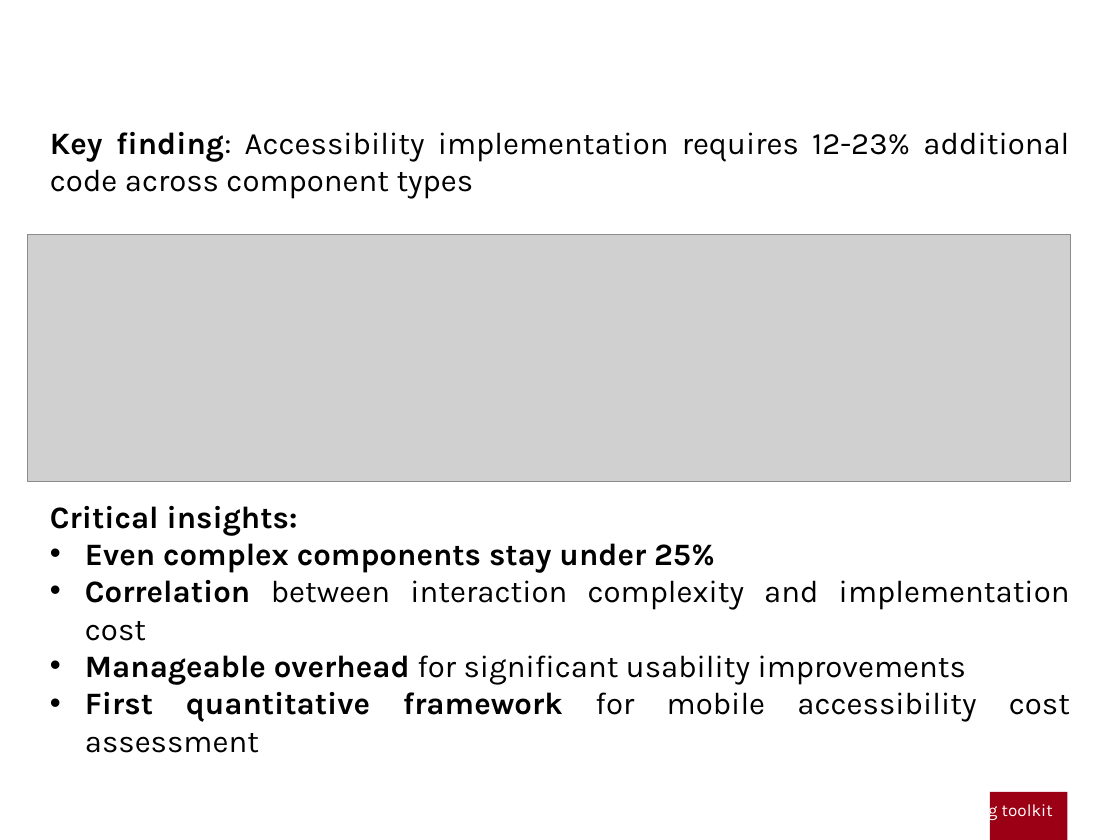
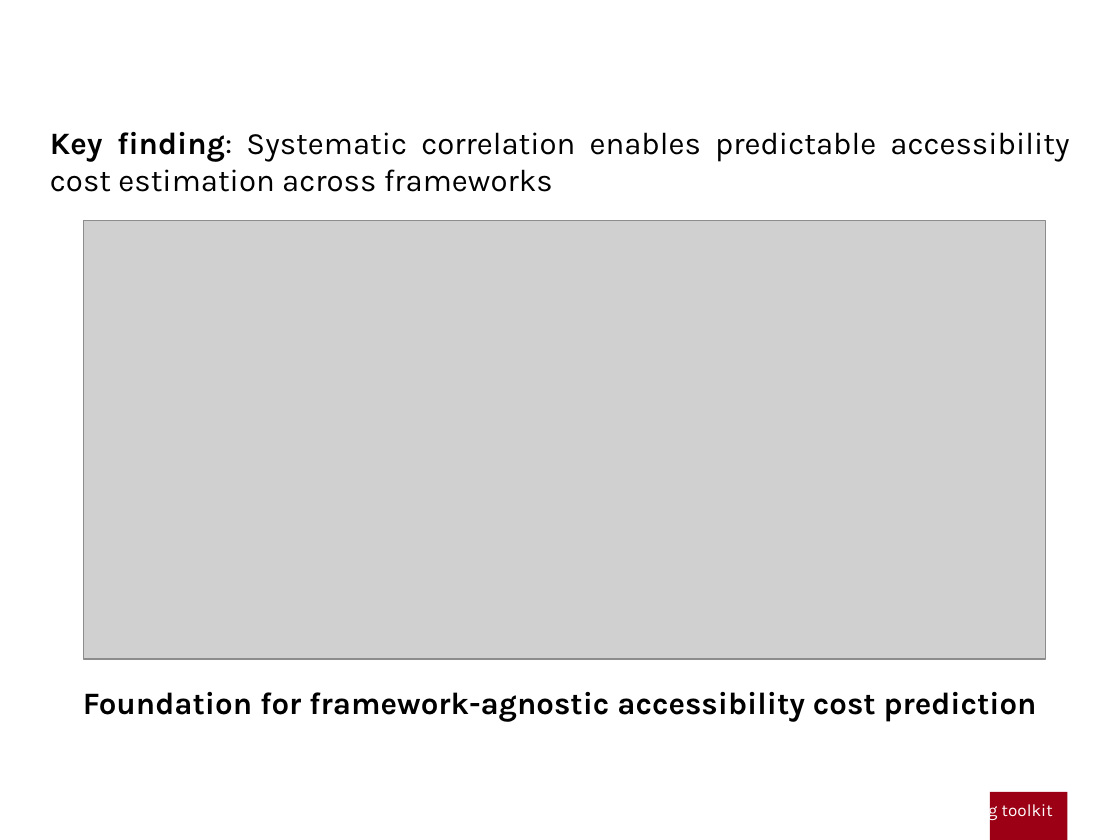
Before and after one commit to gabrielrovesti/Master-Thesis-UniPD, a slide deck: slide 11 of Thesis Presentation/Presentation Gabriel Rovesti.pptx. Drawn at 1120x840 pixels with LibreOffice and Linux fonts; fonts in the diff are those of the drawing; grey boxes stand for pictures; background and template pictures are left out. Boxes give left, top, right and bottom in pixels: in the first picture for what was removed or moved away, otherwise in the second. Text is boxed around its words. In the diff, an @@ line names an element or a change of style, - is before the commit and + after.

```diff
--- a/Thesis Presentation/Presentation Gabriel Rovesti.pptx
+++ b/Thesis Presentation/Presentation Gabriel Rovesti.pptx
@@ text at [50,132,1069,722]: text changed @@
-Key finding: Accessibility implementation requires 12-23% additional code across component types
-Critical insights:
-• Even complex components stay under 25%
-• Correlation between interaction complexity and implementation cost
-• Manageable overhead for significant usability improvements
-• First quantitative framework for mobile accessibility cost assessment
+Key finding: Systematic correlation enables predictable accessibility cost estimation across frameworks
+Foundation for framework-agnostic accessibility cost prediction
@@ picture: place and size @@
-picture at [28,234,1071,482]
+picture at [84,221,1045,660]
```
Also in this commit, not shown: 10 other slides changed, 1 slide added, 1 slide removed, 3 other files.
